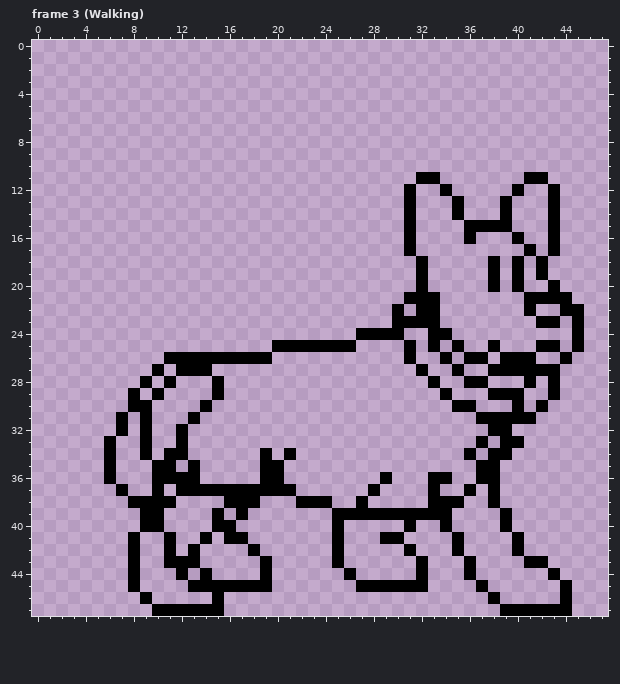
Edited in one commit: pixel-art file (TerraGuardian Sprites/GiantDogGuardian2.aseprite). The picture above was drawn from the file before the commit.
48x48 pixels, 21 frames. Shown: frame 3 (Walking). The commit also changed other frames, which this record leaves out.
Now the later version:
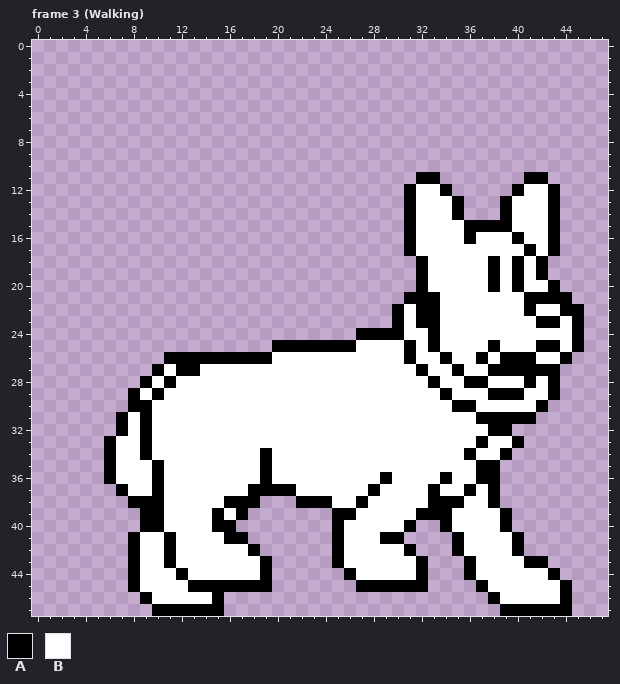
Palette (. is transparent): A #000000  B #ffffff
Diff:
layer "White" now shown
Changed rows in their new state; - is an unchanged pixel.
Frame 3 (Walking), layer "White":
first column x 7:
12 -------------------------BB-------BB--
13 -------------------------BBB-----BBB--
14 -------------------------BBB-----BBB--
15 -------------------------BBBB----BBB--
16 -------------------------BBBB-BBB-BB--
17 -------------------------BBBBBBBBB-B--
18 --------------------------BBBBB-B-B---
19 --------------------------BBBBB-B-B---
20 --------------------------BBBBB-B-BB--
21 ---------------------------BBBBBBB----
22 ------------------------B--BBBBBBB-BB-
23 ------------------------B--BBBBBBBB--B
24 ------------------------BB-BBBBBBBBBBB
25 --------------------BBBB-B-BBBB-BBB--B
26 -------------BBBBBBBBBBB-BB-BB-B---BB-
27 ----B--BBBBBBBBBBBBBBBBBB-BB-BB-------
28 ---B-BBBBBBBBBBBBBBBBBBBBB-BB--BBB-B--
29 --B-BBBBBBBBBBBBBBBBBBBBBBB-BBB---BB--
30 ---BBBBBBBBBBBBBBBBBBBBBBBBB--BBBBB---
31 -B-BBBBBBBBBBBBBBBBBBBBBBBBBBB--------
32 -B-BBBBBBBBBBBBBBBBBBBBBBBBBBBB-------
33 BB-BBBBBBBBBBBBBBBBBBBBBBBBBBB-BB-----
34 BB-BBBBBBBBB-BBBBBBBBBBBBBBBB-BB------
35 BBB-BBBBBBBB-BBBBBBBBBBBBBBBBB--------
36 BBB-BBBBBBBB-BBBBBBBBB-BBBB-BB--------
37 -BB-BBBBBBB----BBBBBB-BBBB-BB-B-------
38 ----BBBBB---------BB-BBBBB---BB-------
39 ----BBBB-B----------BBBBB---BBBB------
40 ----BBBB-----------BBBBB----BBBB------
41 --BB-BBBB----------BBB-------BBBB-----
42 --BB-BBBBBB--------BBBBB-----BBBB-----
43 --BB-BBBBBBB-------BBBBBB-----BBBB----
44 --BBB-BBBBBB--------BBBBB-----BBBBBB--
45 --BBBB-------------------------BBBBBB-
46 ---BBBBB------------------------BBBBB-
Boxes around the changes in both pictures, in picture pixels (x1, y1, x2, y2):
changed: (116, 184, 572, 604)
